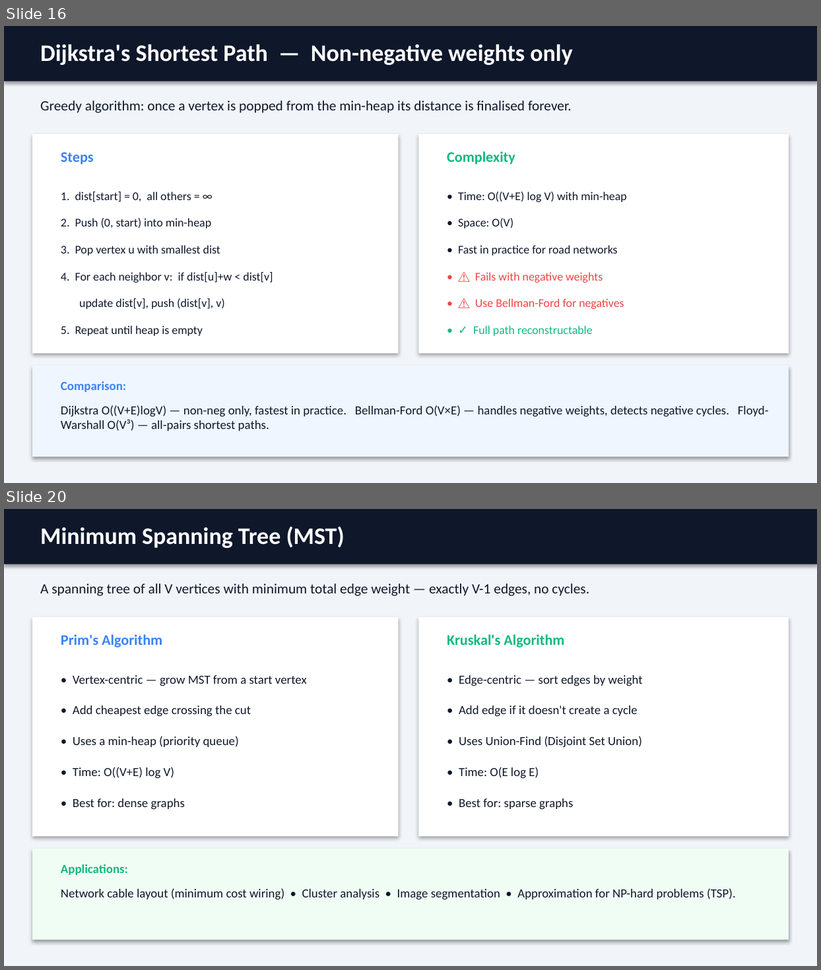
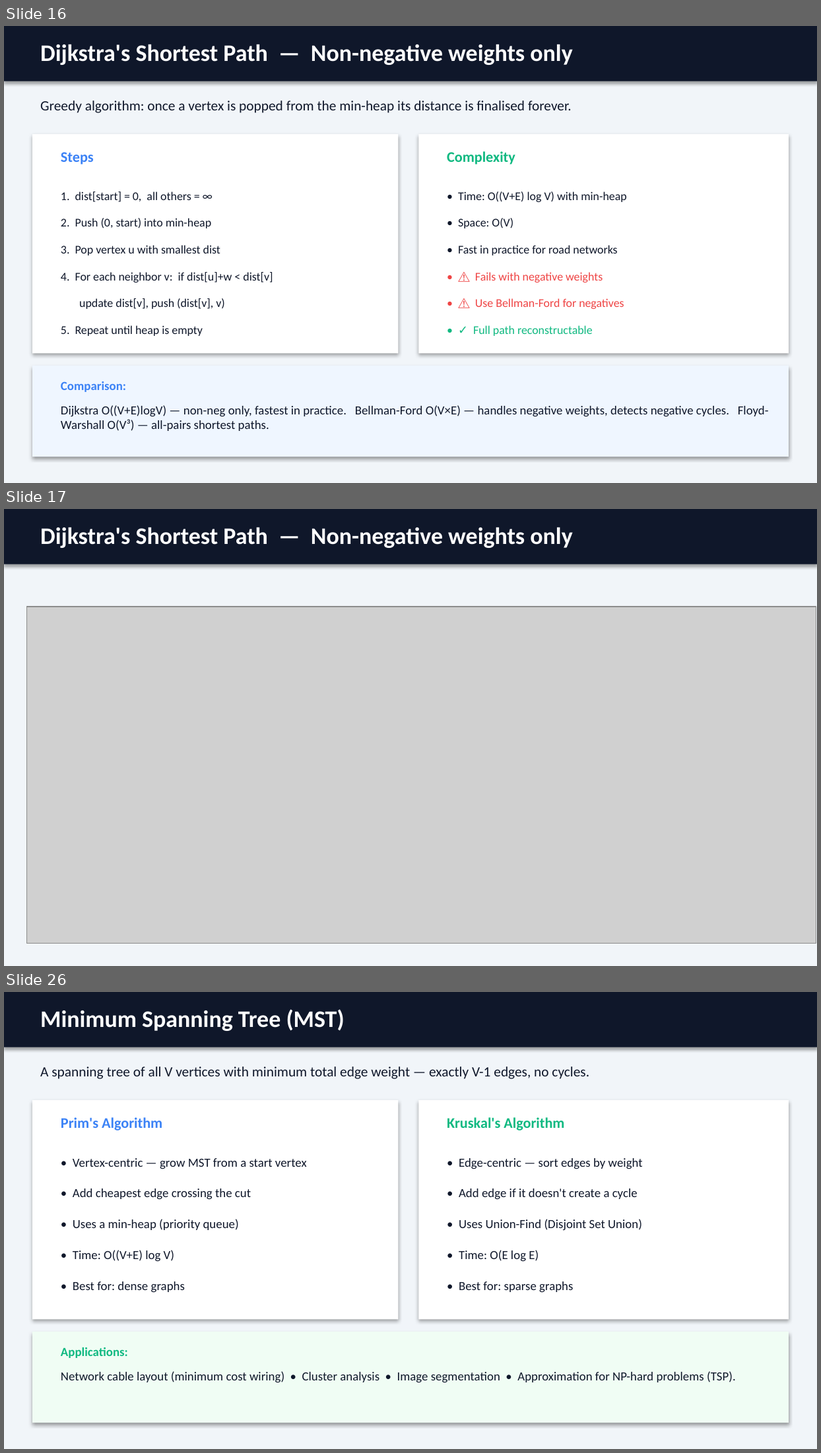
Before and after one commit to silsgah/ATU_DSA, a slide deck: week_09_graphs2/graphs_dsa_final.pptx. Shown one above the other, each under a label of ours: slides 16 and 20 before the commit, slides 16, 17 and 26 after it; the slides between them are not shown. The pictures are 821x970 and 821x1453 pixels, drawn with LibreOffice and Linux fonts; fonts in the diff are those of the drawing; grey boxes stand for pictures. Boxes give left, top, right and bottom in pixels: in the first picture for what was removed or moved away, otherwise in the second. Text is boxed around its words. In the diff, an @@ line names an element or a change of style, - is before the commit and + after.

```diff
--- a/week_09_graphs2/graphs_dsa_final.pptx
+++ b/week_09_graphs2/graphs_dsa_final.pptx
@@ slide 17 added at (4, 509, 817, 966), background #F1F5F9 @@
@@ rectangle added at (4, 509, 817, 564), fill #0F172A @@
@@ text added at (40, 527, 572, 548), 21 pt, text #FFFFFF, bold @@
+Dijkstra's Shortest Path — Non-negative weights only
@@ picture added at (26, 607, 816, 943) @@
@@ rectangle added at (32, 617, 399, 836), fill #FFFFFF @@
@@ rectangle added at (418, 617, 789, 836), fill #FFFFFF @@
@@ what was slide 20 is now slide 26 @@
```
Also in this commit, not shown: 5 other slides added, 32 other files.
